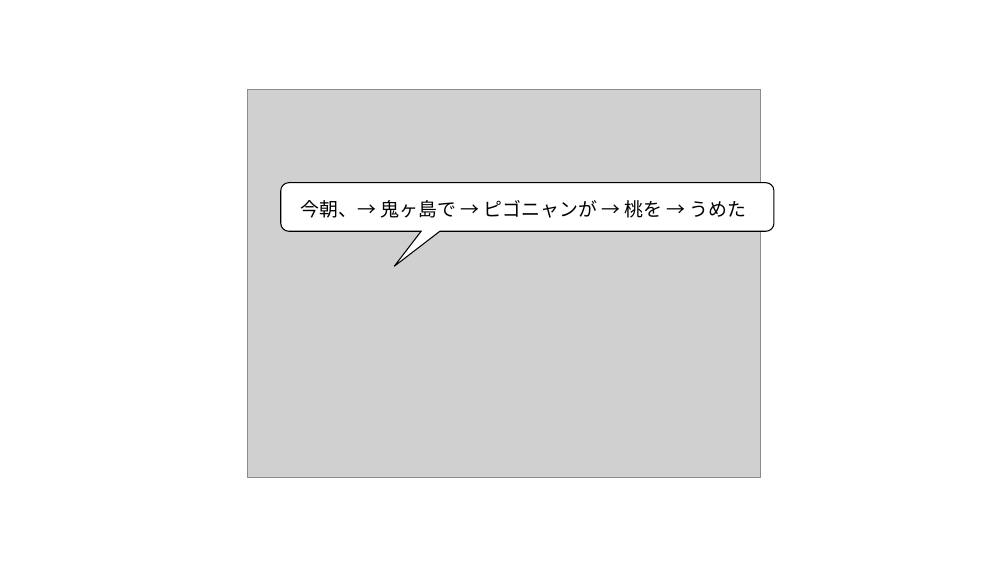
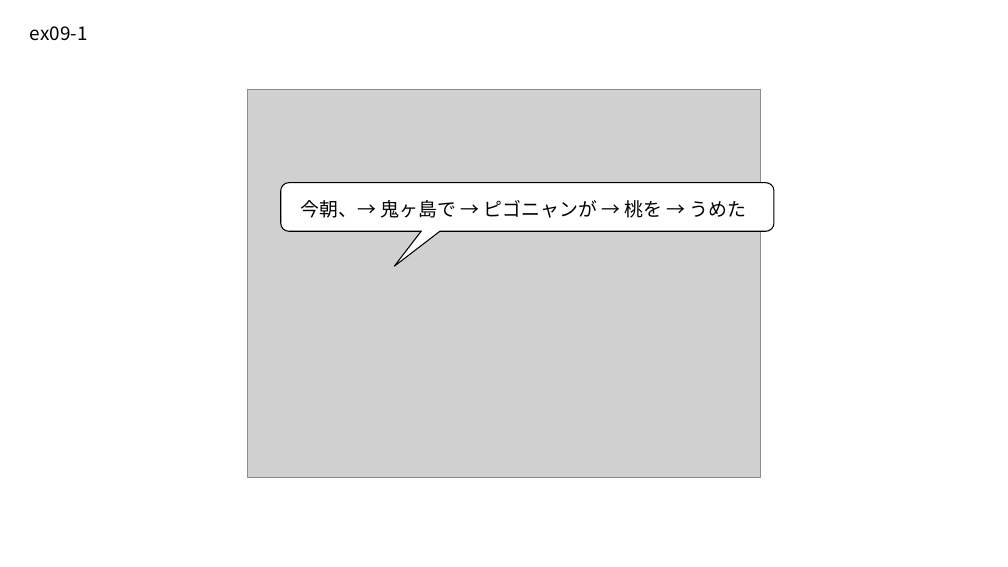
Before and after one commit to p5nyan/p5nyan.github.io, a slide deck: slide 5 of lesson/fig/ex-figs.pptx. Drawn at 1008x567 pixels with LibreOffice and Linux fonts; fonts in the diff are those of the drawing; grey boxes stand for pictures. Boxes give left, top, right and bottom in pixels: in the first picture for what was removed or moved away, otherwise in the second. Text is boxed around its words. In the diff, an @@ line names an element or a change of style, - is before the commit and + after.

```diff
--- a/lesson/fig/ex-figs.pptx
+++ b/lesson/fig/ex-figs.pptx
@@ text added at (30,26,88,41), 18 pt, text #000000 @@
+ex09-1
```
Also in this commit, not shown: 4 slides added, 1 slide removed, 5 other files.
